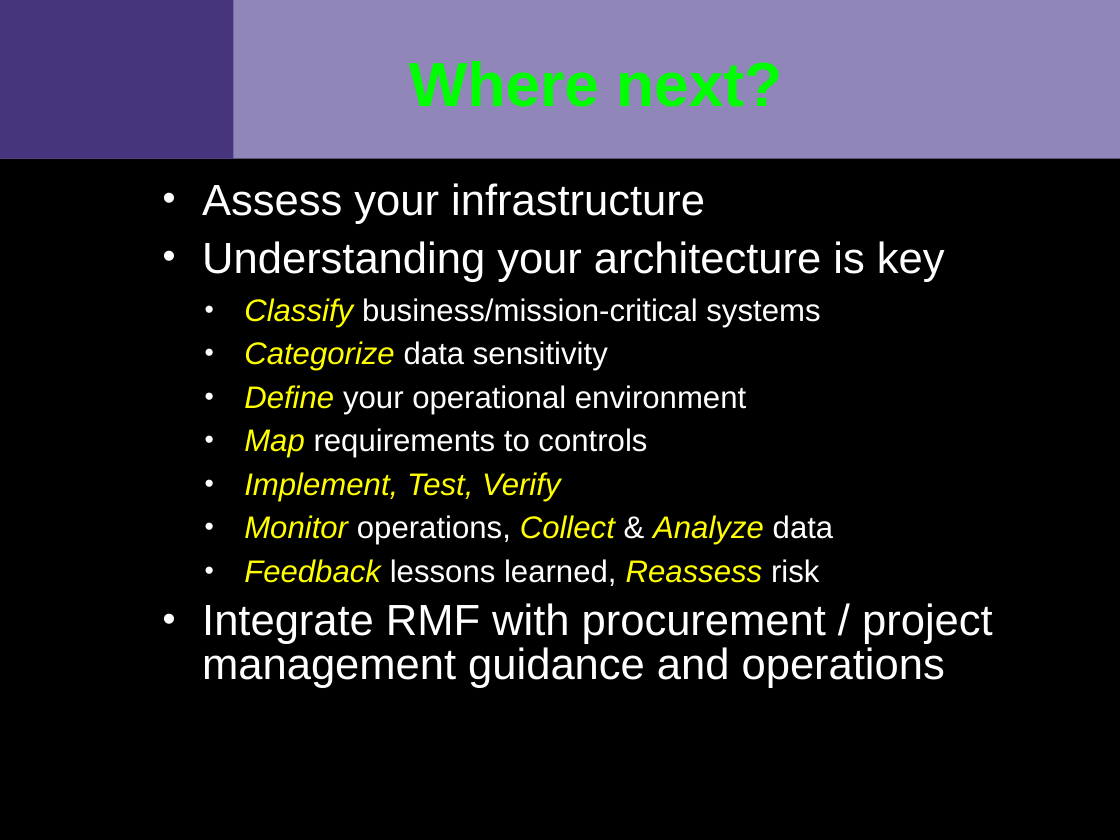
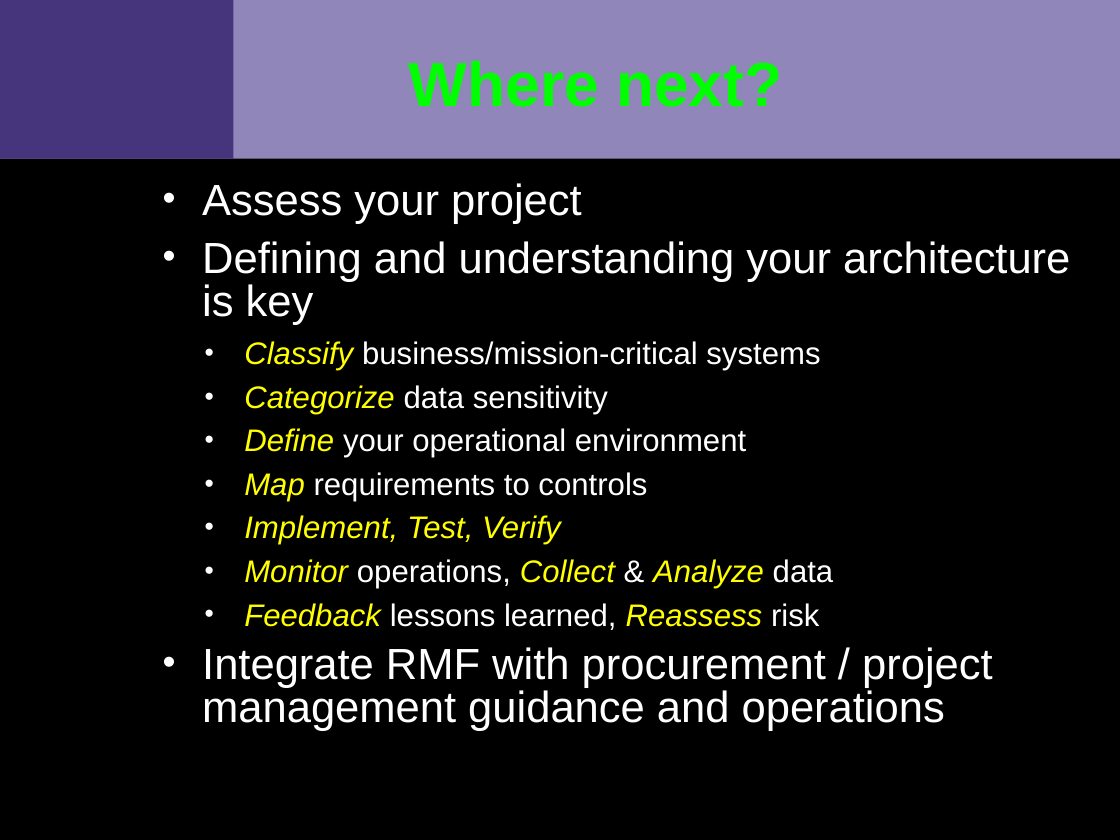
Before and after one commit to VCTLabs/elc2015-presentations, a slide deck: slide 17 of security_IoT/security_assessment_slides.odp. Drawn at 1120x840 pixels with LibreOffice and Linux fonts; fonts in the diff are those of the drawing; background and template pictures are left out. Boxes give left, top, right and bottom in pixels: in the first picture for what was removed or moved away, otherwise in the second. Text is boxed around its words. In the diff, an @@ line names an element or a change of style, - is before the commit and + after.

```diff
--- a/security_IoT/security_assessment_slides.odp
+++ b/security_IoT/security_assessment_slides.odp
@@ text at <box>202,183,1070,325</box>: text changed @@
-• Assess your infrastructure
-• Understanding your architecture is key
+• Assess your project
+• Defining and understanding your architecture is key
```
Also in this commit, not shown: 1 other file.
